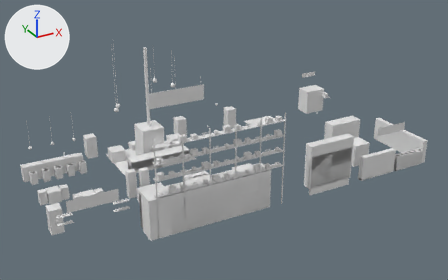
Before and after pictures for a commit that changed the FBX model Assets/Summit/Resources/Camp/LodgeA.fbx.
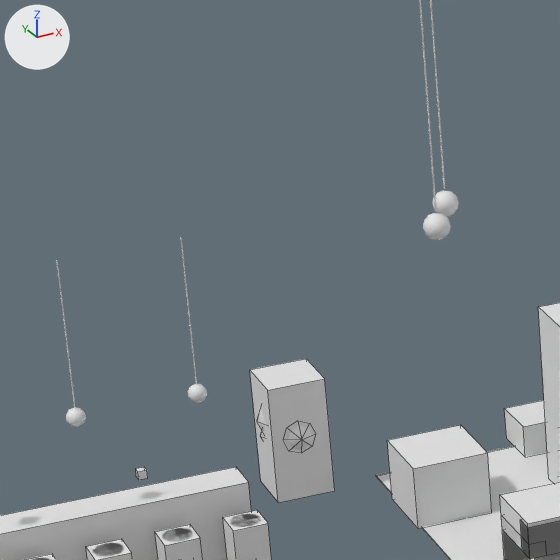
Each version is shown whole from a camera (50 mm lens) standing at (-21.8, -35.3, 19.6) and looking at (-2.7, -0.8, 2.3), then close up on the part from 9% to 31% of the width and 25% to 60% of the height. Lighting does not change. The marker at upper left points along +X, +Y and +Z. The first two pictures are the older version. The close-ups show mesh edges as thin lines. Where no turn or scale is listed for an object, it has been applied to the vertices.

Script lines for the objects in view, before the commit:
```python
me_blk_lowtable = bpy.data.meshes.new('BLK_lowtable')
me_blk_lowtable.from_pydata(...)  # a box spanning x -7.25..-5.55, y 5.5..6.2, z 0.0..0.45
me_blk_lowtable.materials.append(mat_helper)  # white #e7e7e7
me_blk_plant = bpy.data.meshes.new('BLK_plant')
me_blk_plant.from_pydata(...)  # a box spanning x -10.58..-9.82, y 5.72..6.48, z 0.0..1.6
me_blk_plant.materials.append(mat_helper)  # white #e7e7e7
me_rug = bpy.data.meshes.new('Rug')
me_rug.from_pydata(...)  # a box spanning x -9.2..-3.6, y 1.85..5.9, z 0.0..0.01
me_rug.materials.append(mat_rug)  # white #e7e7e7
ob_blk_lowtable__29 = bpy.data.objects.new('BLK_lowtable__29', me_blk_lowtable)
ob_blk_lowtable__29.location = (0.0, 0.0, 0.0)
ob_blk_plant__30 = bpy.data.objects.new('BLK_plant__30', me_blk_plant)
ob_blk_plant__30.location = (0.0, 0.0, 0.0)
ob_rug = bpy.data.objects.new('Rug', me_rug)
ob_rug.location = (0.0, 0.0, 0.0)
# also in view: 'BLK_sofa__26' at (-6.4, 2.2, 0.4); 'Glulam_in' at (-2.2, -1.4, 0.4); 'BLK_armchair__27' at (-8.8, 4.6, 0.4); 'LED' at (-5.7, -0.4, 3.9); 'Upholstery' at (-6.4, 2.2, 0.4)
```
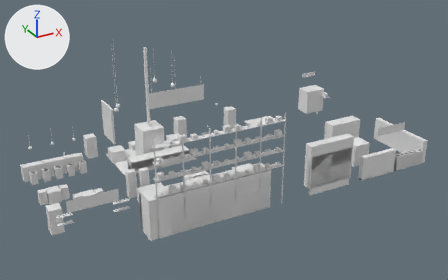
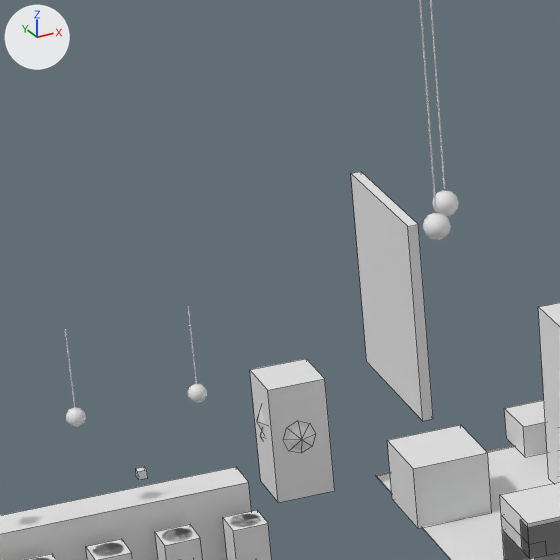
Boxes [x1, y1, x2, y2] around the edits, measured in the close-ups (560 x 560 px):
'BLK_deckdoor__49', added
    after: [351, 172, 433, 421]

The edits, one by one:
Mesh me_blk_deckdoor is new.
It is a box spanning x -10.7..-10.58, y -0.95..0.95, z 3.8..6.1.
It uses material mat_helper (white #e7e7e7).
Object 'BLK_deckdoor__49' (ob_blk_deckdoor__49) is new; it shows me_blk_deckdoor.
Its location is (0.0, 0.0, 0.0).
